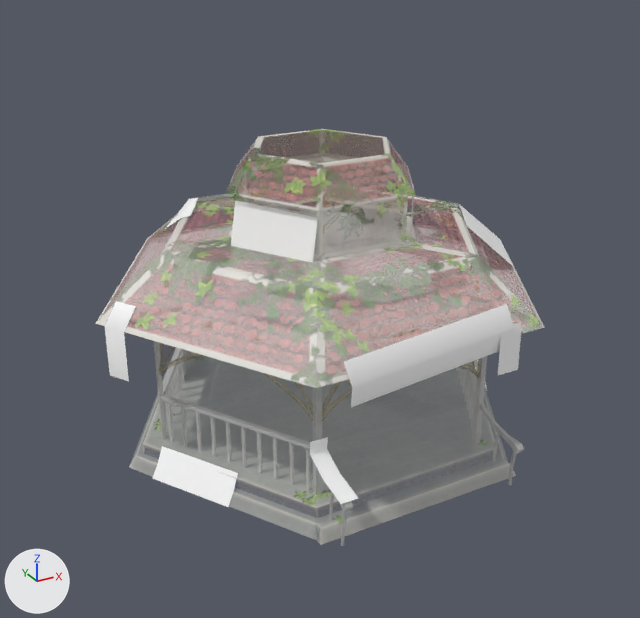
The FBX model Assets/_DEFINITIVE/Island_3x3/Park/Props/Models/SM_Gazebo.fbx, before and after one commit.
The view is the same before and after, from a camera (50 mm lens) standing at (-6.74, -12.21, 8.18) and looking at (-0.27, -0.45, 2.29). Arrows for +X, +Y and +Z are at lower left; the lights stay in place. Objects named as collision shapes, trigger or cutter boxes, shadow casters or lower levels of detail are left out. Where no turn or scale is listed for an object, it has been applied to the vertices.

The first picture shows 'SM_Gazebo_LOD0'.
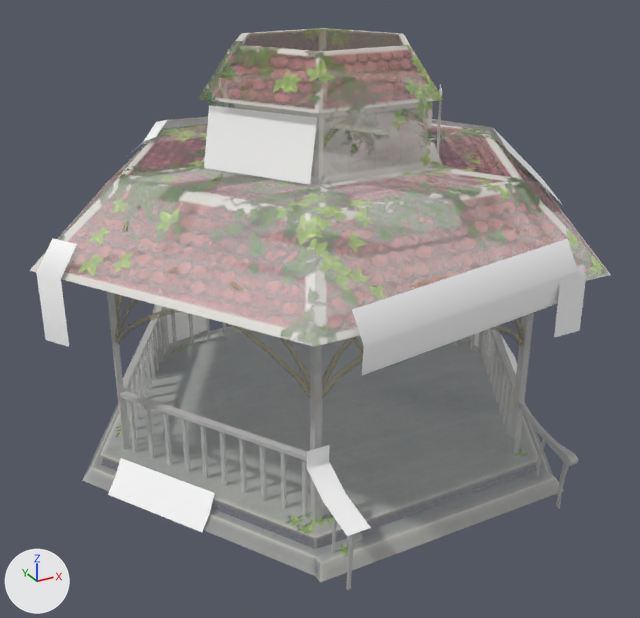
What differs and where, as boxes (x1, y1, x2, y2) in the pictures (640 x 618 px; the box of a moved part takes in the faces that stretch with it):
'SM_Gazebo_LOD0', reshaped (30% wider, 35% taller): before (96, 129, 545, 546); after (29, 28, 611, 590)
part 1 of me_mesh, moved or reshaped (not visible before): after (470, 334, 475, 350)
part 2 of me_mesh, moved or reshaped: before (304, 447, 311, 491); after (300, 459, 308, 516)
part 3 of me_mesh, moved or reshaped: before (288, 442, 294, 485); after (278, 451, 287, 508)
part 4 of me_mesh, moved or reshaped: before (271, 436, 278, 479); after (257, 444, 266, 501)
part 5 of me_mesh, moved or reshaped: before (255, 431, 262, 474); after (218, 431, 227, 486)
part 6 of me_mesh, moved or reshaped: before (240, 426, 247, 468); after (237, 437, 247, 493)
part 7 of me_mesh, moved or reshaped: before (225, 421, 232, 463); after (198, 424, 209, 479)
part 8 of me_mesh, moved or reshaped: before (209, 416, 217, 457); after (180, 418, 190, 472)
part 9 of me_mesh, moved or reshaped: before (195, 411, 202, 452); after (162, 412, 172, 465)
part 10 of me_mesh, moved or reshaped: before (180, 406, 188, 447); after (143, 405, 155, 459)
part 11 of me_mesh, moved or reshaped: before (165, 401, 174, 442); after (127, 400, 138, 452)
part 12 of me_mesh, moved or reshaped: before (160, 394, 310, 449); after (120, 391, 307, 461)
part 13 of me_mesh, moved or reshaped (not visible before): after (171, 309, 177, 348)
part 14 of me_mesh, moved or reshaped (not visible before): after (188, 313, 194, 344)
part 15 of me_mesh, rebuilt (30% wider, 23% taller): before (96, 129, 545, 388); after (29, 28, 611, 347)
part 16 of me_mesh, rebuilt (24% wider, 33% taller): before (129, 353, 516, 545); after (82, 326, 564, 582)
part 17 of me_mesh, deleted: before (105, 186, 524, 546)
part 18 of me_mesh, added: after (36, 105, 586, 590)
part 19 of me_mesh, added: after (437, 85, 442, 157)

Diff of the bpy script that builds the scene:
```diff
--- a/Assets/_DEFINITIVE/Island_3x3/Park/Props/Models/SM_Gazebo.fbx.py
+++ b/Assets/_DEFINITIVE/Island_3x3/Park/Props/Models/SM_Gazebo.fbx.py
@@ me_mesh @@
-me_mesh.from_pydata(...)  # 1722 vertices, 1312 faces; spans x -3.86..3.86, y -3.56..3.34, z -0.05..4.9
+me_mesh.from_pydata(...)  # 1716 vertices, 1310 faces; spans x -4.7..4.71, y -4.34..4.07, z -0.06..6.52
+# me_mesh part 1: the loose piece of 12 vertices spanning x 2.81..2.93, y 0.07..0.2, z 0.36..1.13 is scaled about its middle by (1.22, 1.22, 1.27), then moved by (0.63, 0.03, 0.12)
+# me_mesh part 2: the loose piece of 12 vertices spanning x -1.62..-1.49, y -2.48..-2.36, z 0.36..1.13 is scaled about its middle by (1.22, 1.22, 1.27), then moved by (-0.34, -0.53, 0.12)
+# me_mesh part 3: the loose piece of 12 vertices spanning x -1.76..-1.64, y -2.23..-2.1, z 0.36..1.13 is scaled about its middle by (1.22, 1.22, 1.27), then moved by (-0.37, -0.47, 0.12)
+# me_mesh part 4: the loose piece of 12 vertices spanning x -1.91..-1.78, y -1.97..-1.85, z 0.36..1.13 is scaled about its middle by (1.22, 1.22, 1.27), then moved by (-0.4, -0.42, 0.12)
+# me_mesh part 5: the loose piece of 12 vertices spanning x -2.05..-1.93, y -1.72..-1.6, z 0.36..1.13 is scaled about its middle by (1.22, 1.22, 1.27), then moved by (-0.61, -0.05, 0.12)
+# me_mesh part 6: the loose piece of 12 vertices spanning x -2.2..-2.08, y -1.47..-1.34, z 0.36..1.13 is scaled about its middle by (1.22, 1.22, 1.27), then moved by (-0.29, -0.61, 0.12)
+# me_mesh part 7: the loose piece of 12 vertices spanning x -2.35..-2.22, y -1.21..-1.09, z 0.36..1.13 is scaled about its middle by (1.22, 1.22, 1.27), then moved by (-0.5, -0.25, 0.12)
+# me_mesh part 8: the loose piece of 12 vertices spanning x -2.49..-2.37, y -0.96..-0.84, z 0.36..1.13 is scaled about its middle by (1.22, 1.22, 1.27), then moved by (-0.53, -0.2, 0.12)
+# me_mesh part 9: the loose piece of 12 vertices spanning x -2.64..-2.51, y -0.71..-0.58, z 0.36..1.13 is scaled about its middle by (1.22, 1.22, 1.27), then moved by (-0.56, -0.14, 0.12)
+# me_mesh part 10: the loose piece of 12 vertices spanning x -2.78..-2.66, y -0.45..-0.33, z 0.36..1.13 is scaled about its middle by (1.22, 1.22, 1.27), then moved by (-0.59, -0.09, 0.12)
+# me_mesh part 11: the loose piece of 12 vertices spanning x -2.93..-2.81, y -0.2..-0.08, z 0.36..1.13 is scaled about its middle by (1.22, 1.22, 1.27), then moved by (-0.63, -0.03, 0.12)
+# me_mesh part 12: the loose piece of 8 vertices spanning x -2.98..-1.45, y -2.55..0.0, z 1.13..1.18 is scaled about its middle by (1.22, 1.22, 1.27), then moved by (-0.48, -0.28, 0.23)
+# me_mesh part 13: the loose piece of 12 vertices spanning x -1.36..-1.27, y 2.51..2.6, z 0.36..1.13 is scaled about its middle by (1.22, 1.22, 1.27), then moved by (-0.29, 0.56, 0.12)
+# me_mesh part 14: the loose piece of 12 vertices spanning x -1.07..-0.98, y 2.51..2.6, z 0.36..1.13 is scaled about its middle by (1.22, 1.22, 1.27), then moved by (-0.22, 0.56, 0.12)
+# me_mesh part 15: the loose piece of 50 vertices spanning x -3.86..3.86, y -3.34..3.34, z 2.64..4.9 is rebuilt with 50 vertices and now spans x -4.7..4.7, y -4.07..4.07, z 3.65..6.52
+# me_mesh part 16: the loose piece of 29 vertices spanning x -3.58..3.58, y -3.23..3.1, z 0.0..0.37 is rebuilt with 29 vertices and now spans x -4.34..4.34, y -3.91..3.76, z 0.0..0.38
+# me_mesh part 17: 84 loose pieces with 1231 vertices, spanning x -3.77..3.83, y -3.56..2.87, z -0.05..4.39, are deleted
+# me_mesh part 18: 1221 vertices added at x -4.64..4.71, y -4.34..3.54, z -0.06..5.72
+# me_mesh part 19: 4 vertices added at x 1.13..1.38, y -1.58..-1.18, z 4.9..5.92
 me_mesh.materials.append(mat_m_gazebo)
```
